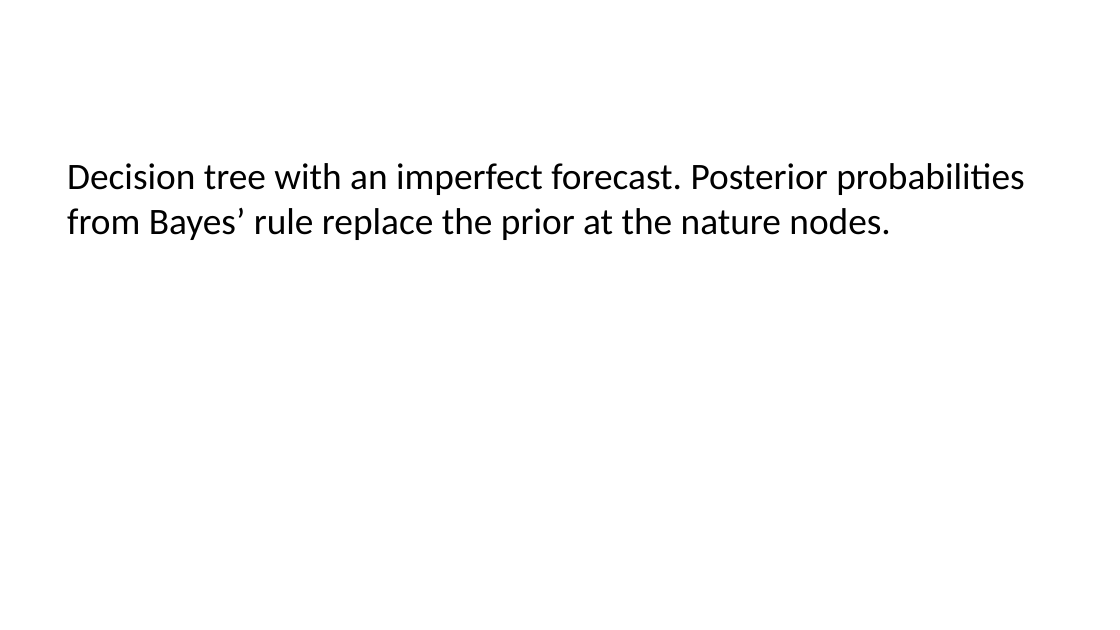
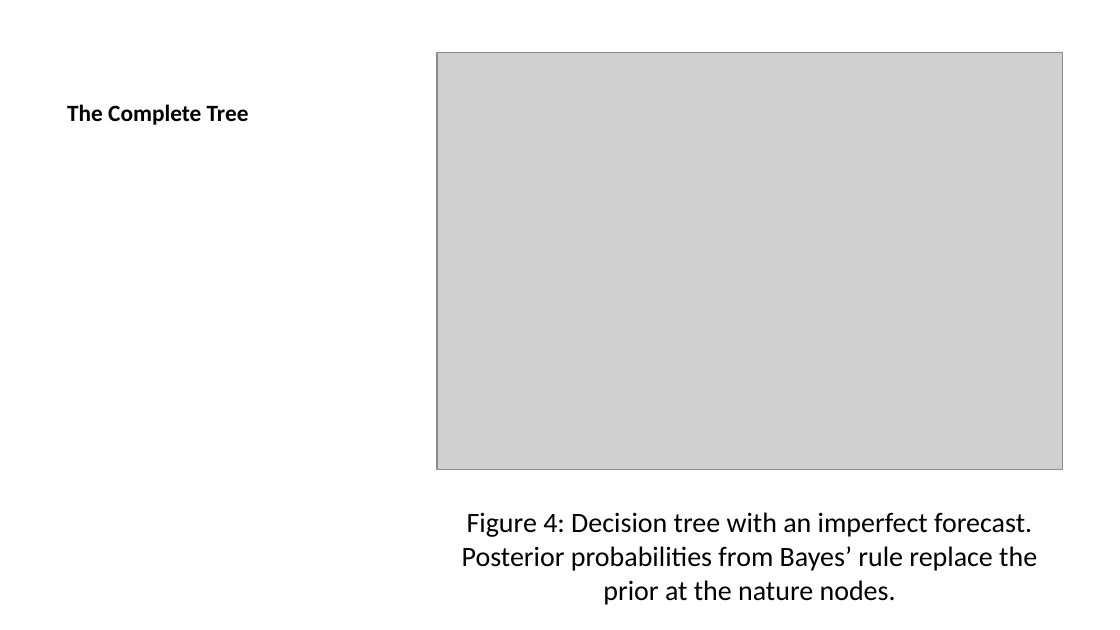
Before and after one commit to CEVE-421-521/ceve-421-521.github.io, a slide deck: slide 14 of lectures/week-07/evii.pptx (slide 18 before the commit). Drawn at 1120x630 pixels with LibreOffice and Linux fonts; fonts in the diff are those of the drawing; grey boxes stand for pictures. Boxes give left, top, right and bottom in pixels: in the first picture for what was removed or moved away, otherwise in the second. Text is boxed around its words. In the diff, an @@ line names an element or a change of style, - is before the commit and + after.

```diff
--- a/lectures/week-07/evii.pptx
+++ b/lectures/week-07/evii.pptx
@@ picture added at [437,53,1062,469] @@
@@ title added at [67,104,249,125], 15 pt, text #000000, bold @@
+The Complete Tree
@@ text at [462,512,1037,605]: text changed; size 24 to 18 pt @@
-Decision tree with an imperfect forecast. Posterior probabilities from Bayes’ rule replace the prior at the nature nodes.
+Figure 4: Decision tree with an imperfect forecast. Posterior probabilities from Bayes’ rule replace the prior at the nature nodes.
```
Also in this commit, not shown: 3 other slides changed, 4 slides removed, 57 other files.
